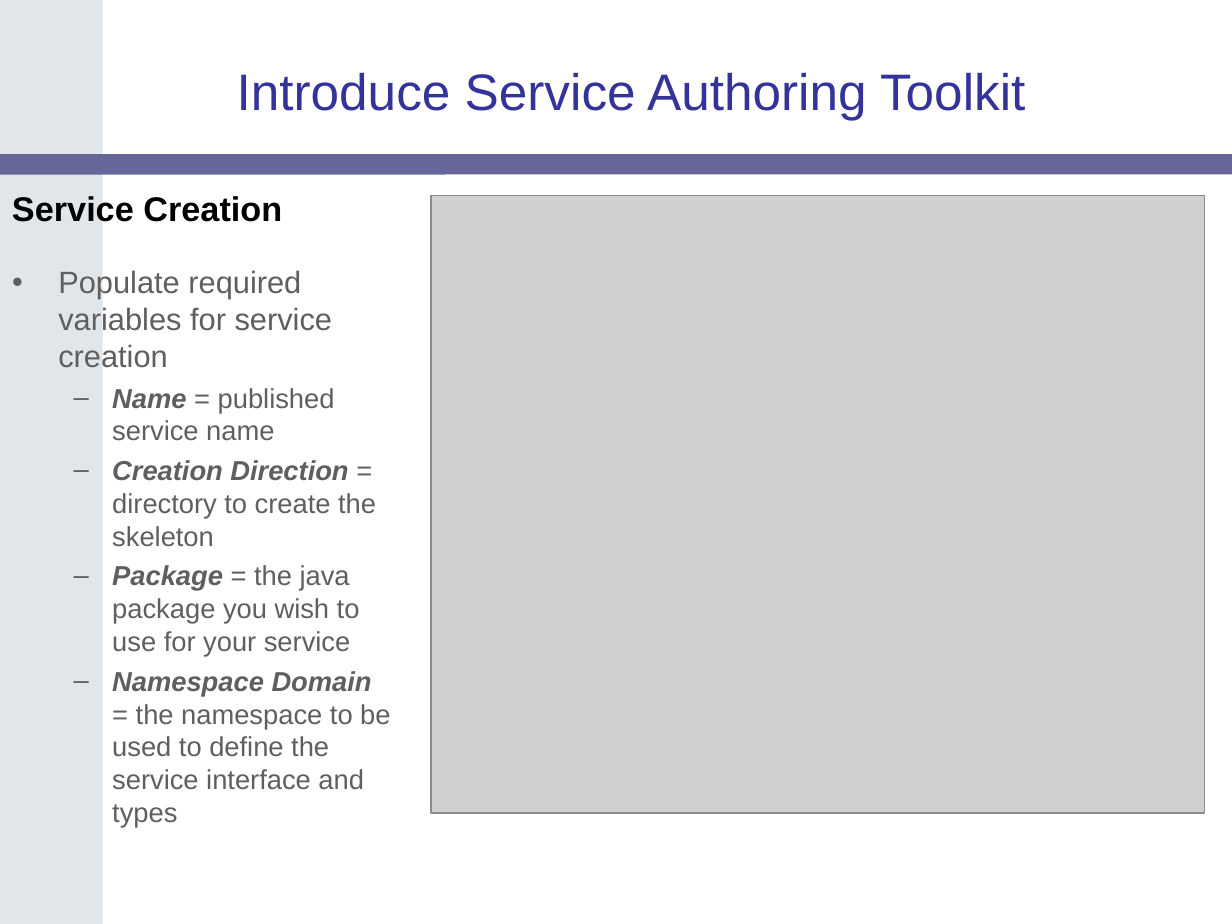
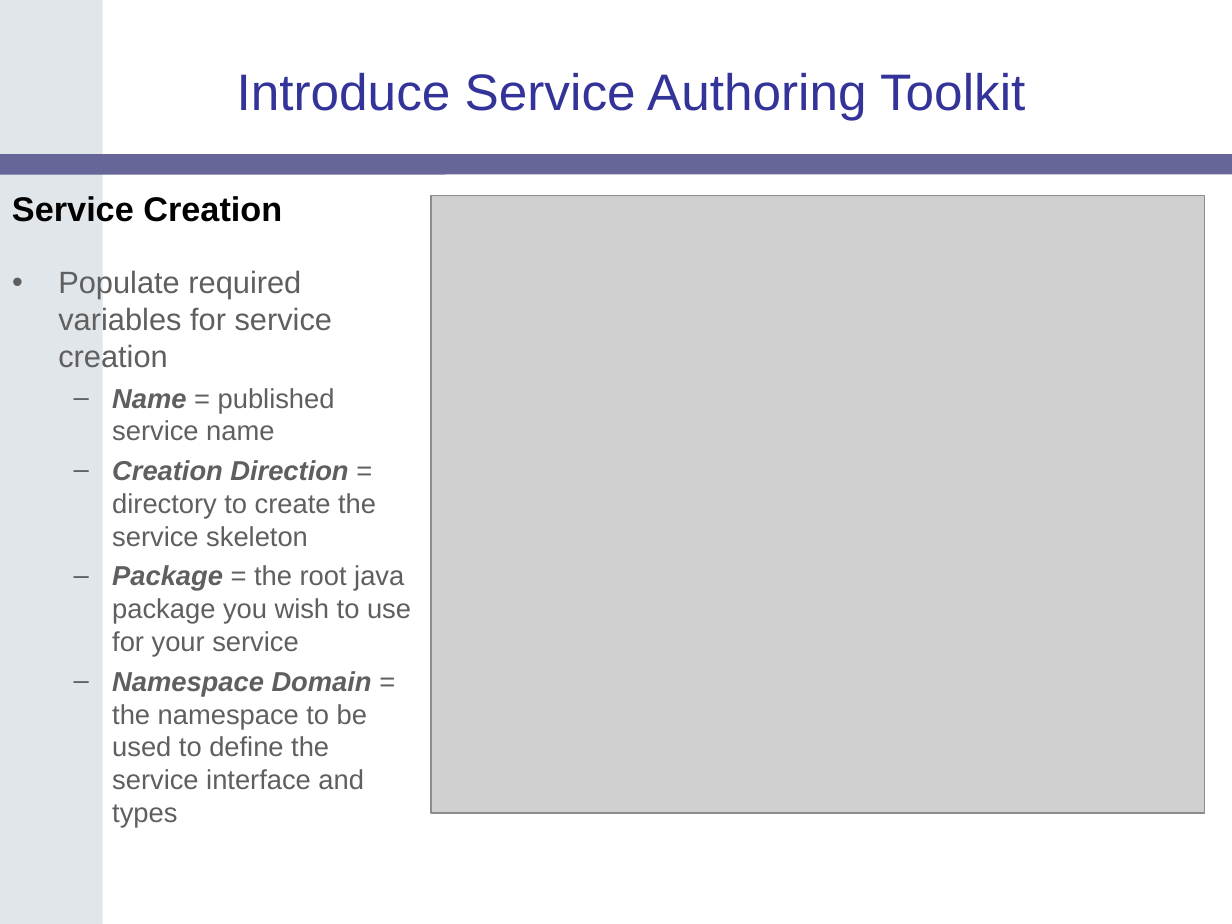
Before and after one commit to NCIP/cagrid-docs, a slide deck: slide 13 of presentations/200604_AnnualMeeting/caGrid-1.0-Demo.ppt. Drawn at 1232x924 pixels with LibreOffice and Linux fonts; fonts in the diff are those of the drawing; grey boxes stand for pictures; background and template pictures are left out. Boxes give left, top, right and bottom in pixels: in the first picture for what was removed or moved away, otherwise in the second. Text is boxed around its words. In the diff, an @@ line names an element or a change of style, - is before the commit and + after.

```diff
--- a/presentations/200604_AnnualMeeting/caGrid-1.0-Demo.ppt
+++ b/presentations/200604_AnnualMeeting/caGrid-1.0-Demo.ppt
@@ text at (112, 460, 411, 657): text changed @@
-  – Creation Direction = directory to create the skeleton
-  – Package = the java package you wish to use for your service
+  – Creation Direction = directory to create the service skeleton
+  – Package = the root java package you wish to use for your service
```
Also in this commit, not shown: 6 other slides changed.
